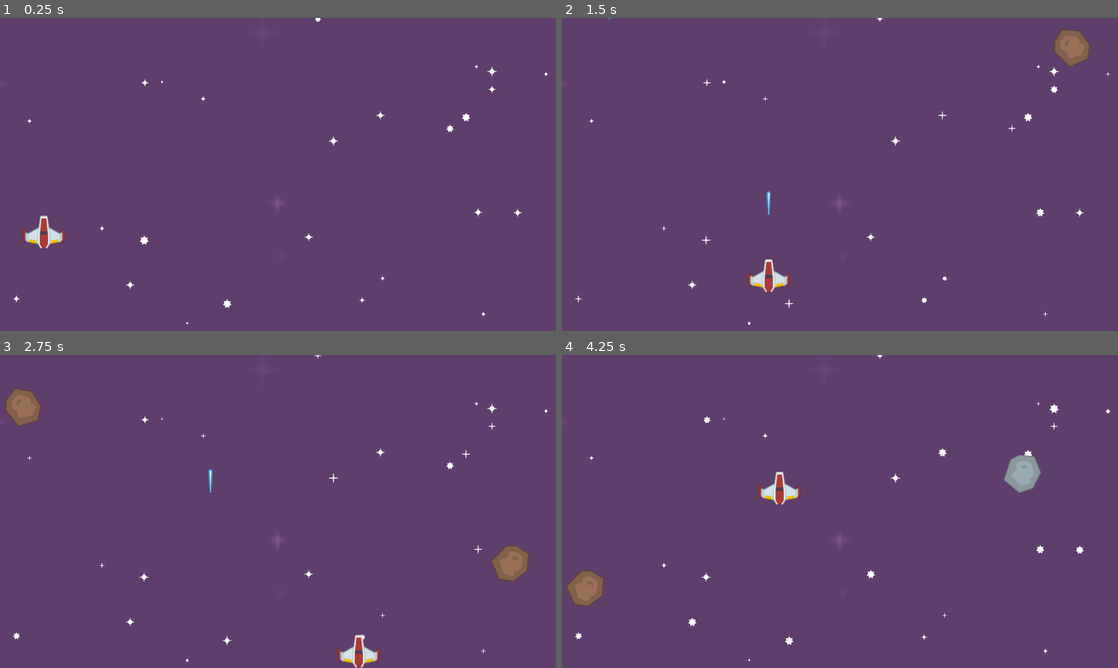
Above: before the commit, frames 1-4 (two rows, left to right).
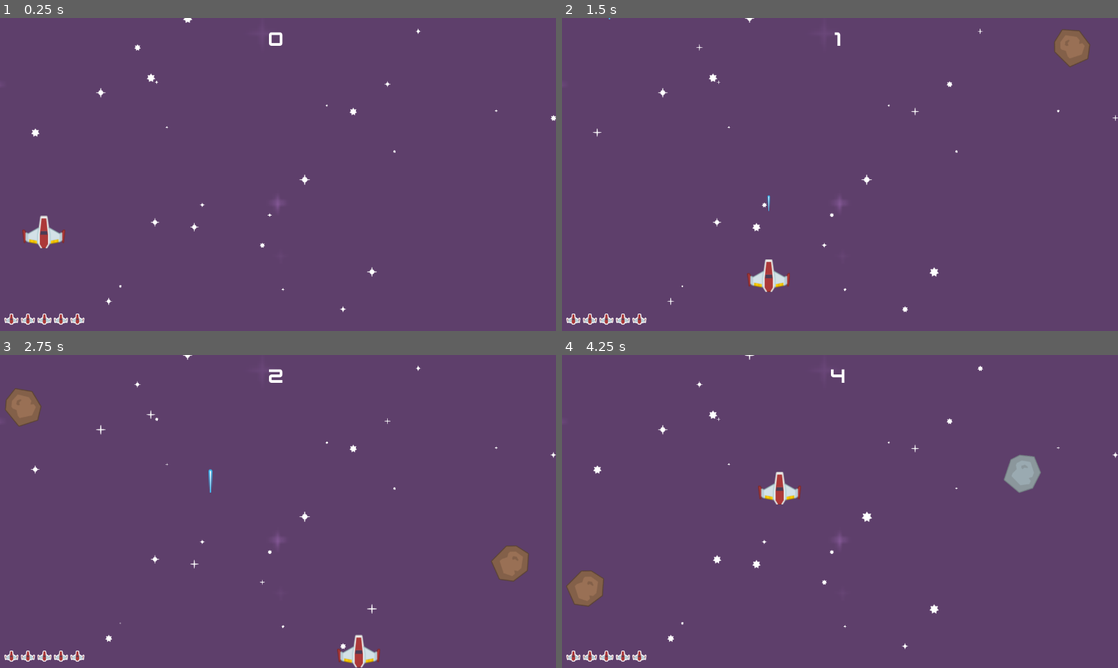
Above: after the commit, the same moments.

Repository: Henninglr/Godot-personal_project
Game: Godot game, scene res://Scenes/level.tscn
Same seed, same stepped clock (60 frames per second), same inputs: the game is played once before the commit and once after it.
Inputs:
- Up to frame 1 (0.25 s): no input
- Up to frame 2 (1.5 s): hold D (TurnRight) 0.53-1.28 s; hold Space (Shoot) 0.53-1.28 s; hold S (MoveBackward) from 1.28 s (still down); tap Space (Shoot) at 1.35 s
- Up to frame 3 (2.75 s): release S (MoveBackward) at 2.03 s; hold D (TurnRight) from 2.03 s (still down); hold Space (Shoot) from 2.03 s (still down)
- Up to frame 4 (4.25 s): release D (TurnRight) at 2.78 s; release Space (Shoot) at 2.78 s; hold W (MoveForward) 2.78-3.53 s; tap Space (Shoot) at 2.85 s; hold A (TurnLeft) from 3.53 s (still down); hold Space (Shoot) from 3.53 s (still down)

The runs differ from the first frame. In frame 1, 1.0% of the frame differs, in the area x 0-100%, y 0-98%; in frame 2, 0.9%; in frame 3, 0.9%; in frame 4, 1.0%.

Commit message:
added main game functionality and replayablity
player has health that decreases when hit by asteroid and if health is 0 then goes to game over screen where it will show the score and let player start again. Score is updated as a timer and player can now shoot and destroy asteroids to help stay alive

Diff:
--- /dev/null
+++ b/space-shooter/Global/global.gd
@@ -0,0 +1,3 @@
+extends Node
+
+var score : int = 0
--- /dev/null
+++ b/space-shooter/Scenes/game_over.gd
@@ -0,0 +1,10 @@
+extends Control
+
+@export var level_scene: PackedScene
+
+func _ready() -> void:
+	$CenterContainer/VBoxContainer/Label2.text = $CenterContainer/VBoxContainer/Label2.text + str(Global.score)
+
+func _input(event):
+	if event.is_action_pressed("Shoot"):
+		get_tree().change_scene_to_packed(level_scene)
--- /dev/null
+++ b/space-shooter/Scenes/game_over.tscn
@@ -0,0 +1,71 @@
+[gd_scene load_steps=4 format=3 uid="uid://bkhwpsyes52w8"]
+
+[ext_resource type="FontFile" uid="uid://c4mfpj21mcrro" path="res://Bonus/kenvector_future.ttf" id="1_2s1ti"]
+[ext_resource type="Script" path="res://Scenes/game_over.gd" id="1_tun6h"]
+[ext_resource type="PackedScene" uid="uid://cnm34pg754ajc" path="res://Scenes/level.tscn" id="3_x4l5t"]
+
+[node name="GameOver" type="Control"]
+layout_mode = 3
+anchors_preset = 15
+anchor_right = 1.0
+anchor_bottom = 1.0
+grow_horizontal = 2
+grow_vertical = 2
+script = ExtResource("1_tun6h")
+level_scene = ExtResource("3_x4l5t")
+
+[node name="BG" type="ColorRect" parent="."]
+layout_mode = 1
+anchors_preset = 15
+anchor_right = 1.0
+anchor_bottom = 1.0
+grow_horizontal = 2
+grow_vertical = 2
+color = Color(0, 0, 0, 1)
+metadata/_edit_lock_ = true
+
+[node name="CenterContainer" type="CenterContainer" parent="."]
+layout_mode = 1
+anchors_preset = 15
+anchor_right = 1.0
+anchor_bottom = 1.0
+grow_horizontal = 2
+grow_vertical = 2
+
+[node name="VBoxContainer" type="VBoxContainer" parent="CenterContainer"]
+layout_mode = 2
+
+[node name="Label" type="Label" parent="CenterContainer/VBoxContainer"]
+layout_mode = 2
+theme_override_fonts/font = ExtResource("1_2s1ti")
+theme_override_font_sizes/font_size = 60
+text = "Game Over"
+horizontal_alignment = 1
+
+[node name="Label2" type="Label" parent="CenterContainer/VBoxContainer"]
+layout_mode = 2
+theme_override_fonts/font = ExtResource("1_2s1ti")
+theme_override_font_sizes/font_size = 30
+text = "Score: "
+horizontal_alignment = 1
+
+[node name="MarginContainer" type="MarginContainer" parent="."]
+layout_mode = 1
+anchors_preset = 7
+anchor_left = 0.5
+anchor_top = 1.0
+anchor_right = 0.5
+anchor_bottom = 1.0
+offset_left = -114.0
+offset_top = -40.0
+offset_right = 114.0
+grow_horizontal = 2
+grow_vertical = 0
+theme_override_constants/margin_bottom = 20
+
+[node name="Label" type="Label" parent="MarginContainer"]
+layout_mode = 2
+theme_override_fonts/font = ExtResource("1_2s1ti")
+theme_override_font_sizes/font_size = 25
+text = "Press space bar to start again
+"
--- a/space-shooter/Scenes/laser.gd
+++ b/space-shooter/Scenes/laser.gd
@@ -2,6 +2,11 @@
 
 @export var speed := 500.0
 
+func _ready() -> void:
+	$Sprite2D.scale = Vector2(0, 0)
+	var tween = create_tween()
+	tween.tween_property($Sprite2D, "scale", Vector2(1,1), 0.2)
+
 # Called every frame. 'delta' is the elapsed time since the previous frame.
 func _process(delta: float) -> void:
 	position.y -= speed * delta
--- a/space-shooter/Scenes/level.gd
+++ b/space-shooter/Scenes/level.gd
@@ -4,14 +4,19 @@
 var meteor_scene : PackedScene = load("res://Scenes/meteor.tscn")
 var laser_scene : PackedScene = load("res://Scenes/laser.tscn")
 
+var health: int = 5
+
 func _ready() -> void:
-	# stars animation
+	#set up health ui
+	get_tree().call_group("ui", "set_health", health)
+
+	#stars animation
 	var size := get_viewport().get_visible_rect().size
 	var rng := RandomNumberGenerator.new()
 	for star in $Stars.get_children():
 		#position
-		var random_x = rng.randi_range(0, size.x)
-		var random_y = rng.randi_range(0, size.y)
+		var random_x = rng.randf_range(0, size.x)
+		var random_y = rng.randf_range(0, size.y)
 		star.position = Vector2(random_x, random_y)
 
 		#scale
@@ -28,6 +33,14 @@
 	#attach the node to the scene tree
 	$Meteors.add_child(meteor)
 
+	#connect the signal
+	meteor.connect("collision", _on_meteor_collision)
+
+func _on_meteor_collision():
+	health -= 1
+	get_tree().call_group("ui", "set_health", health)
+	if health <= 0:
+		get_tree().change_scene_to_file("res://Scenes/game_over.tscn")
 
 func _on_player_laser(pos) -> void:
 	var laser = laser_scene.instantiate()
--- a/space-shooter/Scenes/level.tscn
+++ b/space-shooter/Scenes/level.tscn
@@ -6,6 +6,7 @@
 [ext_resource type="Texture2D" uid="uid://b5tbn0jqpsy7r" path="res://PNG/Effects/star1.png" id="3_47vcp"]
 [ext_resource type="Texture2D" uid="uid://b3oqekpw8nc2j" path="res://PNG/Effects/star2.png" id="4_jqiah"]
 [ext_resource type="Texture2D" uid="uid://doeb5g8wnhr07" path="res://PNG/Effects/star3.png" id="5_65kox"]
+[ext_resource type="PackedScene" uid="uid://cmbom41r1iua5" path="res://Scenes/ui.tscn" id="7_r8gi6"]
 
 [sub_resource type="SpriteFrames" id="SpriteFrames_n0st2"]
 animations = [{
@@ -64,8 +65,10 @@
 position = Vector2(650, 425)
 scale = Vector2(7, 7)
 texture = ExtResource("1_k36je")
+metadata/_edit_lock_ = true
 
 [node name="Stars" type="Node2D" parent="."]
+metadata/_edit_lock_ = true
 
 [node name="AnimatedSprite2D" type="AnimatedSprite2D" parent="Stars"]
 sprite_frames = SubResource("SpriteFrames_n0st2")
@@ -171,6 +174,7 @@
 position = Vector2(1, -7)
 
 [node name="Borders" type="Node2D" parent="."]
+metadata/_edit_lock_ = true
 
 [node name="StaticBody2D" type="StaticBody2D" parent="Borders"]
 collision_layer = 4
@@ -204,8 +208,12 @@
 autostart = true
 
 [node name="Meteors" type="Node2D" parent="."]
+metadata/_edit_lock_ = true
 
 [node name="Lasers" type="Node2D" parent="."]
+metadata/_edit_lock_ = true
+
+[node name="UI" parent="." instance=ExtResource("7_r8gi6")]
 
 [connection signal="laser" from="Player" to="." method="_on_player_laser"]
 [connection signal="timeout" from="MeteorTimer" to="." method="_on_meteor_timer_timeout"]
--- a/space-shooter/Scenes/meteor.gd
+++ b/space-shooter/Scenes/meteor.gd
@@ -3,6 +3,8 @@
 var speed : float
 var rotaion_speed : float
 var direction_x : float
+
+signal collision
 
 func _ready() :
 	var rng := RandomNumberGenerator.new()
@@ -30,6 +32,10 @@
 	position += Vector2(0, 1.0) * speed * delta
 	rotation_degrees += rotaion_speed * delta
 
-func _on_body_entered(body: Node2D) -> void:
-	print("body entered")
-	print(body)
+func _on_body_entered(_body: Node2D) -> void:
+	collision.emit()
+
+
+func _on_area_entered(area: Area2D) -> void:
+	area.queue_free()
+	queue_free()
--- a/space-shooter/Scenes/meteor.tscn
+++ b/space-shooter/Scenes/meteor.tscn
@@ -15,4 +15,5 @@
 [node name="CollisionShape2D" type="CollisionShape2D" parent="."]
 shape = SubResource("CircleShape2D_1j63y")
 
+[connection signal="area_entered" from="." to="." method="_on_area_entered"]
 [connection signal="body_entered" from="." to="." method="_on_body_entered"]
--- /dev/null
+++ b/space-shooter/Scenes/ui.gd
@@ -0,0 +1,22 @@
+extends CanvasLayer
+
+static var image = load("res://PNG/UI/playerLife1_red.png")
+var time_elapsed : int = 0
+
+func set_health(amount):
+	#remove all children
+	for child in $MarginContainer2/HBoxContainer.get_children():
+		child.queue_free()
+
+	#create new children and amount is set by health
+	for i in amount:
+		var text_rect = TextureRect.new()
+		text_rect.texture = image
+		$MarginContainer2/HBoxContainer.add_child(text_rect)
+		text_rect.stretch_mode = TextureRect.STRETCH_KEEP
+
+
+func _on_score_timer_timeout() -> void:
+	time_elapsed += 1
+	$MarginContainer/Label.text = str(time_elapsed)
+	Global.score = time_elapsed
--- /dev/null
+++ b/space-shooter/Scenes/ui.tscn
@@ -0,0 +1,42 @@
+[gd_scene load_steps=3 format=3 uid="uid://cmbom41r1iua5"]
+
+[ext_resource type="Script" path="res://Scenes/ui.gd" id="1_7cdjs"]
+[ext_resource type="FontFile" uid="uid://c4mfpj21mcrro" path="res://Bonus/kenvector_future.ttf" id="1_ssg7a"]
+
+[node name="UI" type="CanvasLayer" groups=["ui"]]
+script = ExtResource("1_7cdjs")
+
+[node name="MarginContainer" type="MarginContainer" parent="."]
+anchors_preset = 5
+anchor_left = 0.5
+anchor_right = 0.5
+offset_left = -74.0
+offset_right = 74.0
+offset_bottom = 57.0
+grow_horizontal = 2
+theme_override_constants/margin_top = 20
+
+[node name="Label" type="Label" parent="MarginContainer"]
+layout_mode = 2
+theme_override_fonts/font = ExtResource("1_ssg7a")
+theme_override_font_sizes/font_size = 50
+text = "0"
+horizontal_alignment = 1
+
+[node name="MarginContainer2" type="MarginContainer" parent="."]
+anchors_preset = 2
+anchor_top = 1.0
+anchor_bottom = 1.0
+offset_top = -40.0
+offset_right = 185.0
+grow_vertical = 0
+theme_override_constants/margin_left = 10
+
+[node name="HBoxContainer" type="HBoxContainer" parent="MarginContainer2"]
+layout_mode = 2
+theme_override_constants/separation = 5
+
+[node name="ScoreTimer" type="Timer" parent="."]
+autostart = true
+
+[connection signal="timeout" from="ScoreTimer" to="." method="_on_score_timer_timeout"]
--- a/space-shooter/project.godot
+++ b/space-shooter/project.godot
@@ -14,6 +14,10 @@
 run/main_scene="res://Scenes/level.tscn"
 config/features=PackedStringArray("4.3", "Forward Plus")
 config/icon="res://icon.svg"
+
+[autoload]
+
+Global="*res://Global/global.gd"
 
 [display]
 
Empty file added: space-shooter/Scenes/label.gd
Not shown: 1 places in space-shooter/Scenes/level.tscn that only renumber resources
